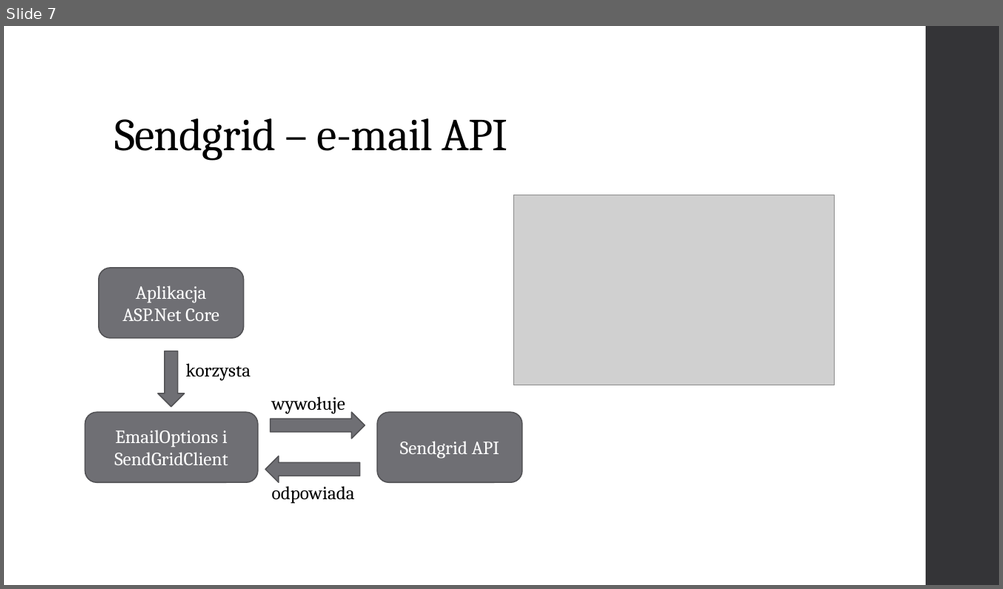
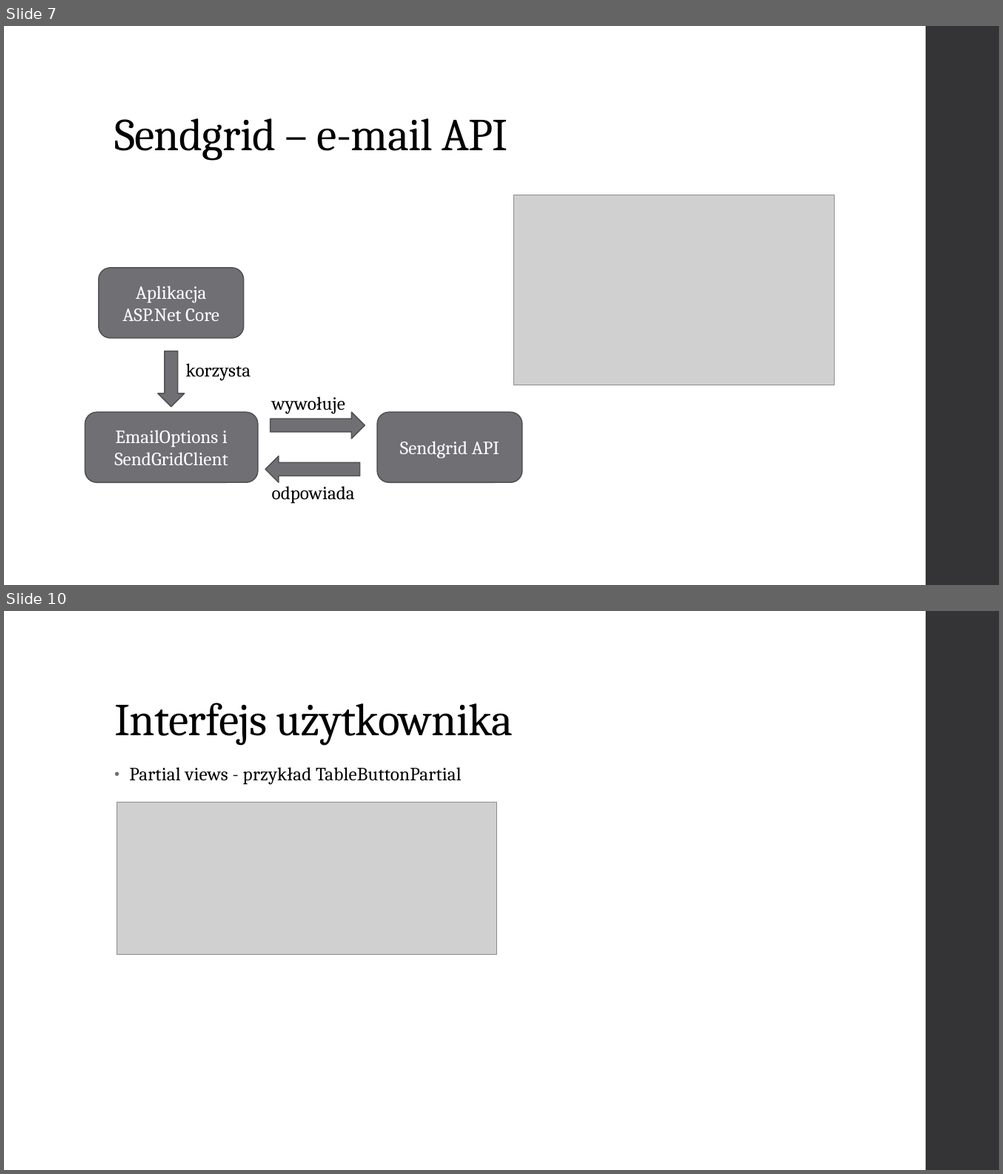
Before and after one commit to mrzewnicki/Pandronka, a slide deck: Dokumentacja/Prezentacja.pptx. Shown one above the other, each under a label of ours: slide 7 before the commit, slides 7 and 10 after it; the slides between them are not shown. The pictures are 1003x589 and 1003x1174 pixels, drawn with LibreOffice and Linux fonts; fonts in the diff are those of the drawing; grey boxes stand for pictures. Boxes give left, top, right and bottom in pixels: in the first picture for what was removed or moved away, otherwise in the second. Text is boxed around its words. In the diff, an @@ line names an element or a change of style, - is before the commit and + after.

```diff
--- a/Dokumentacja/Prezentacja.pptx
+++ b/Dokumentacja/Prezentacja.pptx
@@ slide 10 added at [4, 611, 999, 1170], background #FFFFFF; not listed: 1 template element that a slide beside it also shows @@
@@ title added at [114, 703, 513, 745], 44 pt, text #000000 @@
+Interfejs użytkownika
@@ text added at [129, 767, 461, 785], 18 pt, text #000000 @@
+• Partial views - przykład TableButtonPartial
@@ picture added at [116, 802, 497, 954] @@
```
Also in this commit, not shown: 1 slide changed, 3 other slides added.
